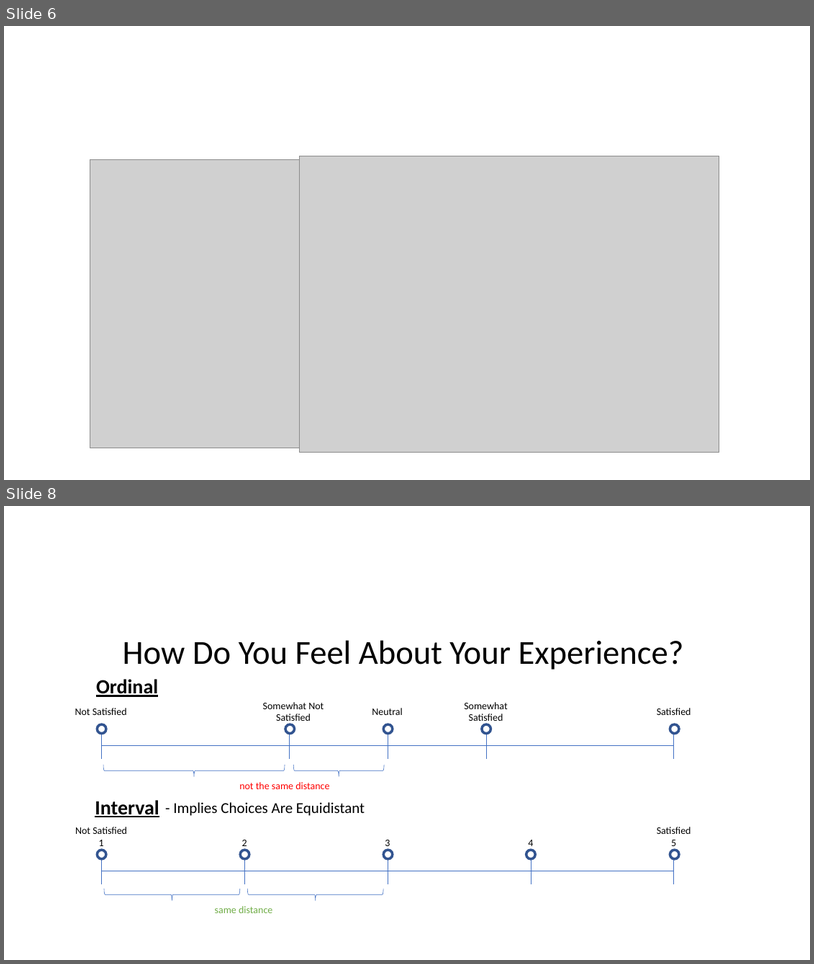
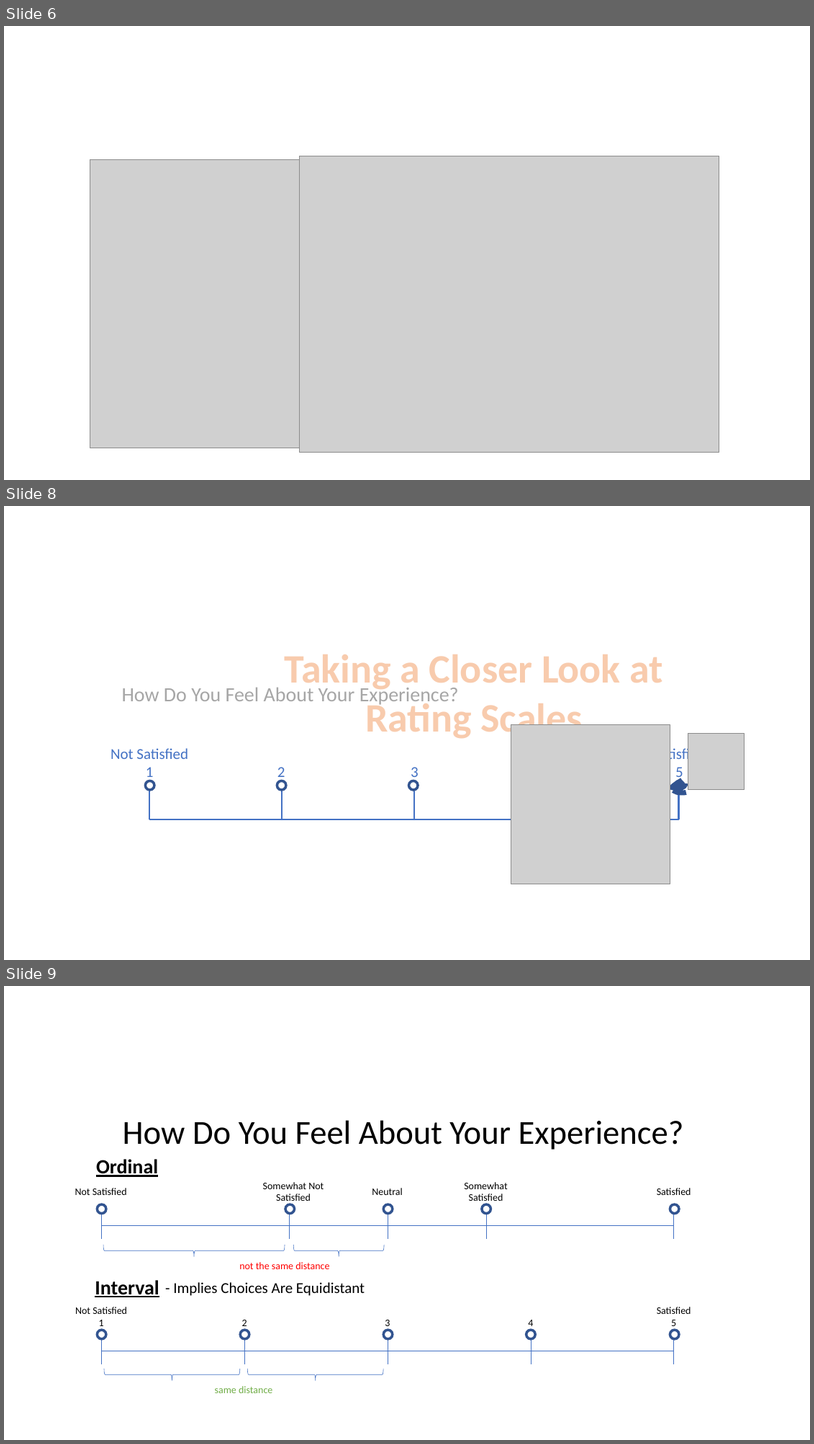
Before and after one commit to kevinclee26/BCS_Dashboard, a slide deck: image/medium.pptx. Shown one above the other, each under a label of ours: slides 6 and 8 before the commit, slides 6, 8 and 9 after it; the slides between them are not shown. The pictures are 814x964 and 814x1444 pixels, drawn with LibreOffice and Linux fonts; fonts in the diff are those of the drawing; grey boxes stand for pictures. Boxes give left, top, right and bottom in pixels: in the first picture for what was removed or moved away, otherwise in the second. Text is boxed around its words. In the diff, an @@ line names an element or a change of style, - is before the commit and + after.

```diff
--- a/image/medium.pptx
+++ b/image/medium.pptx
@@ slide 8 added at [4,506,810,960], background #FFFFFF @@
@@ text added at [285,654,664,741], 48 pt, text #F8CBAD, bold @@
+Taking a Closer Look at Rating Scales
@@ text added at [122,685,459,706], 24 pt, text #A6A6A6 @@
+How Do You Feel About Your Experience?
@@ picture added at [512,725,671,884] @@
@@ picture added at [688,734,744,789] @@
@@ text added at [111,748,188,781], 18 pt, text #4472C4 @@
+Not Satisfied
+1
@@ text added at [654,746,706,781], 18 pt, text #4472C4 @@
+Satisfied
+5
@@ ellipse added at [146,780,154,790], outline #325491 3 pt @@
@@ text added at [278,767,286,781], 18 pt, text #4472C4 @@
+2
@@ ellipse added at [278,780,286,790], outline #325491 3 pt @@
@@ ellipse added at [409,780,419,790], outline #325491 3 pt @@
@@ text added at [411,767,419,781], 18 pt, text #4472C4 @@
+3
@@ freeform shape added at [672,780,687,793], outline #325491 6 pt @@
@@ ellipse added at [676,780,684,790], outline #325491 3 pt @@
@@ line added from (149, 789) to (149, 819), #4472C4 2.25 pt @@
@@ line added from (282, 789) to (282, 819), #4472C4 2.25 pt @@
@@ line added from (414, 789) to (414, 819), #4472C4 2.25 pt @@
@@ line added from (679, 789) to (679, 819), #4472C4 2.25 pt @@
@@ line added from (149, 819) to (679, 819), #4472C4 2.25 pt @@
@@ what was slide 8 is now slide 9 @@
```
Also in this commit, not shown: 1 slide changed, 3 other files.
